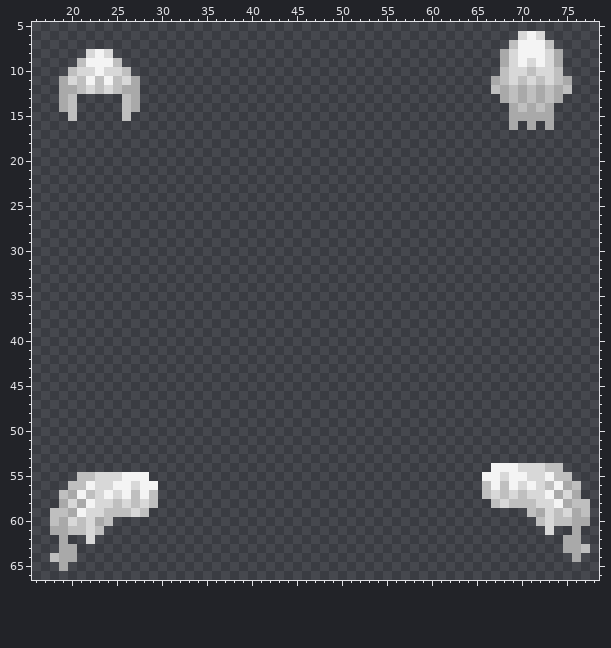
Two versions of one sprite sheet, Resources/Textures/_CP14/Mobs/Customization/human_hair.rsi/bigpompadour.png. Above, as it was before the edit.
The file is 96x96 pixels. Shown: x 16..78, y 5..66.
After:
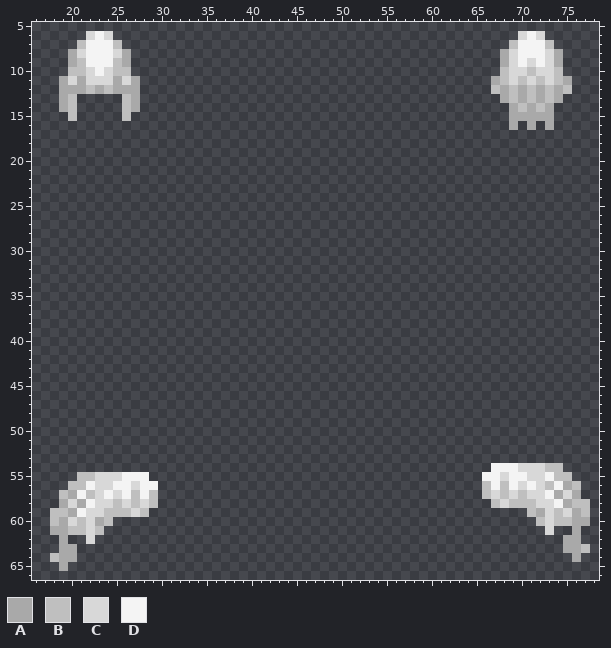
Palette (. is transparent): A #a9a9a9  B #bfbfbf  C #d8d8d8  D #f4f4f4
From old to new:
Changed rows in their new state; - is an unchanged pixel.
first column x 20:
 6 --CDC--
 7 -BDDDB-
 8 ACD-DCA
 9 A-----A
10 -B---B-
11 -ACCCA-
12 -ABABA-
